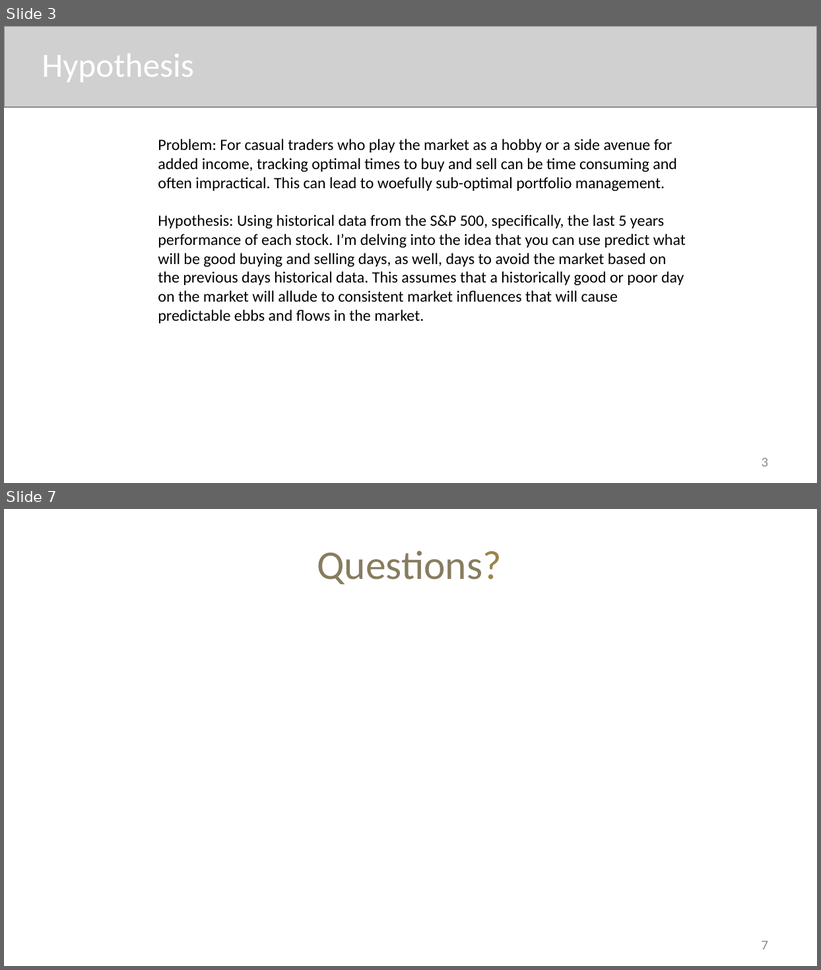
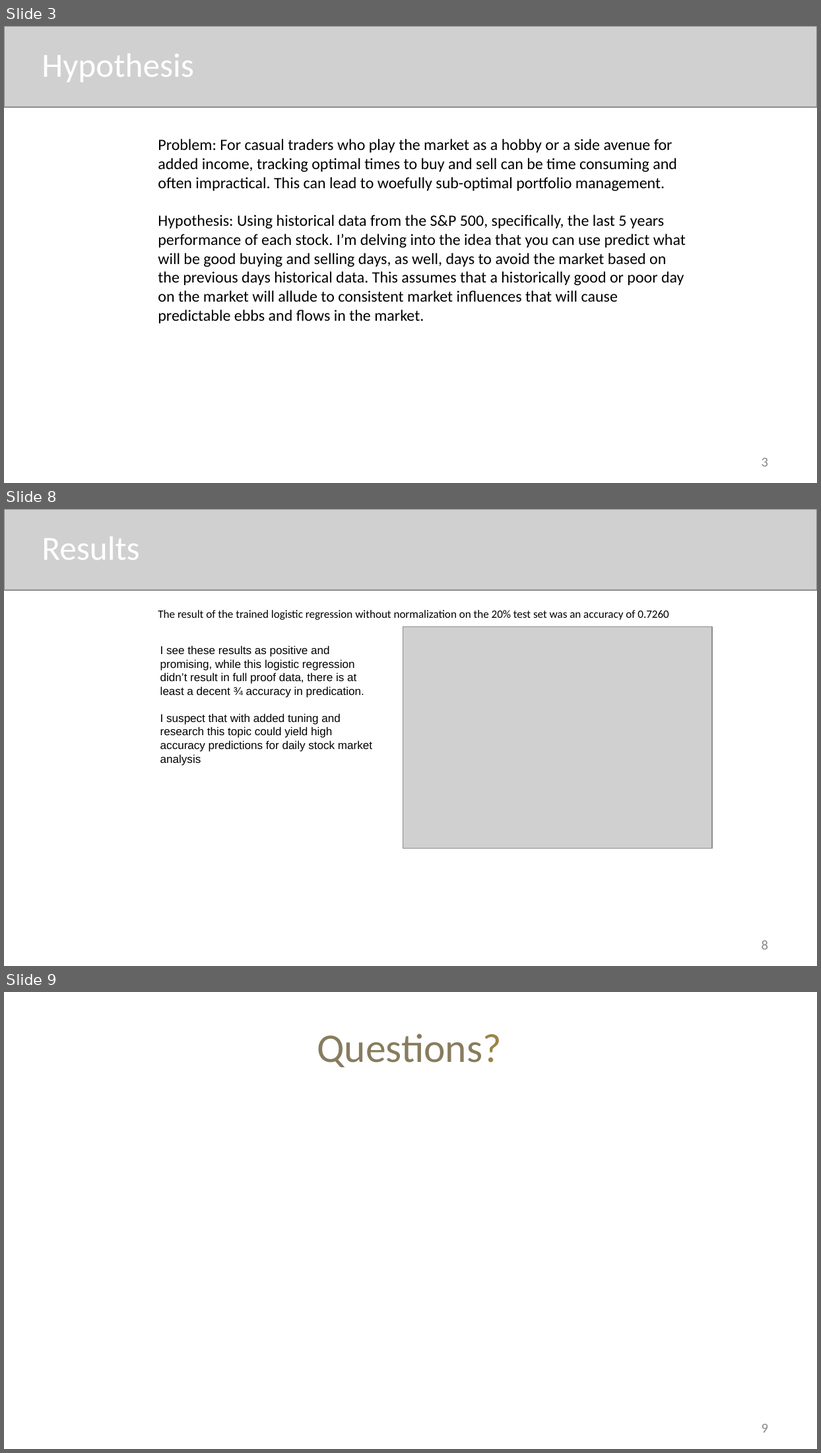
Before and after one commit to Calandra-a/S-P500-Daily-analysis, a slide deck: Anthony_Calandra_Term_Project.pptx. Shown one above the other, each under a label of ours: slides 3 and 7 before the commit, slides 3, 8 and 9 after it; the slides between them are not shown. The pictures are 821x970 and 821x1453 pixels, drawn with LibreOffice and Linux fonts; fonts in the diff are those of the drawing; grey boxes stand for pictures; background and template pictures are left out. Boxes give left, top, right and bottom in pixels: in the first picture for what was removed or moved away, otherwise in the second. Text is boxed around its words. In the diff, an @@ line names an element or a change of style, - is before the commit and + after.

```diff
--- a/Anthony_Calandra_Term_Project.pptx
+++ b/Anthony_Calandra_Term_Project.pptx
@@ slide 8 added at (x1=4, y1=509, x2=817, y2=966), background #FFFFFF @@
@@ picture added at (x1=4, y1=509, x2=817, y2=590) @@
@@ title added at (x1=42, y1=537, x2=139, y2=560), 30 pt, text #FFFFFF @@
+Results
@@ subtitle added at (x1=158, y1=610, x2=669, y2=620), 10 pt, text #000000 @@
+    The result of the trained logistic regression without normalization on the 20% test set was an accuracy of 0.7260
@@ picture added at (x1=403, y1=627, x2=712, y2=849) @@
@@ text added at (x1=160, y1=646, x2=372, y2=766), 10 pt, text #000000 @@
+I see these results as positive and promising, while this logistic regression didn’t result in full proof data, there is at least a decent ¾ accuracy in predication.
+I suspect that with added tuning and research this topic could yield high accuracy predictions for daily stock market analysis
@@ page number added at (x1=762, y1=941, x2=768, y2=950), 12 pt, text #888888 @@
+8
@@ what was slide 7 is now slide 9 @@
@@ page number at (x1=762, y1=1424, x2=768, y2=1433): text changed @@
-7
+9
```
Also in this commit, not shown: 2 slides changed, 2 other slides added, 1 slide removed, 1 other file.
